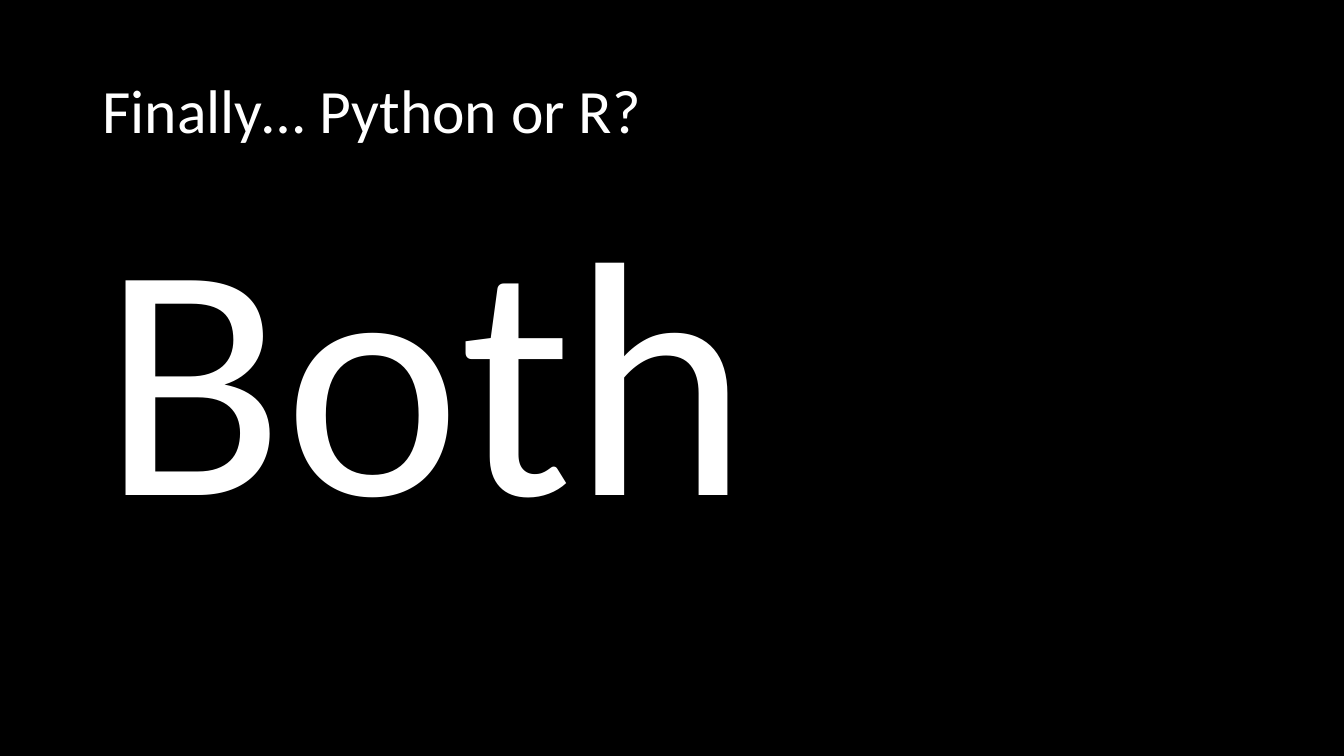
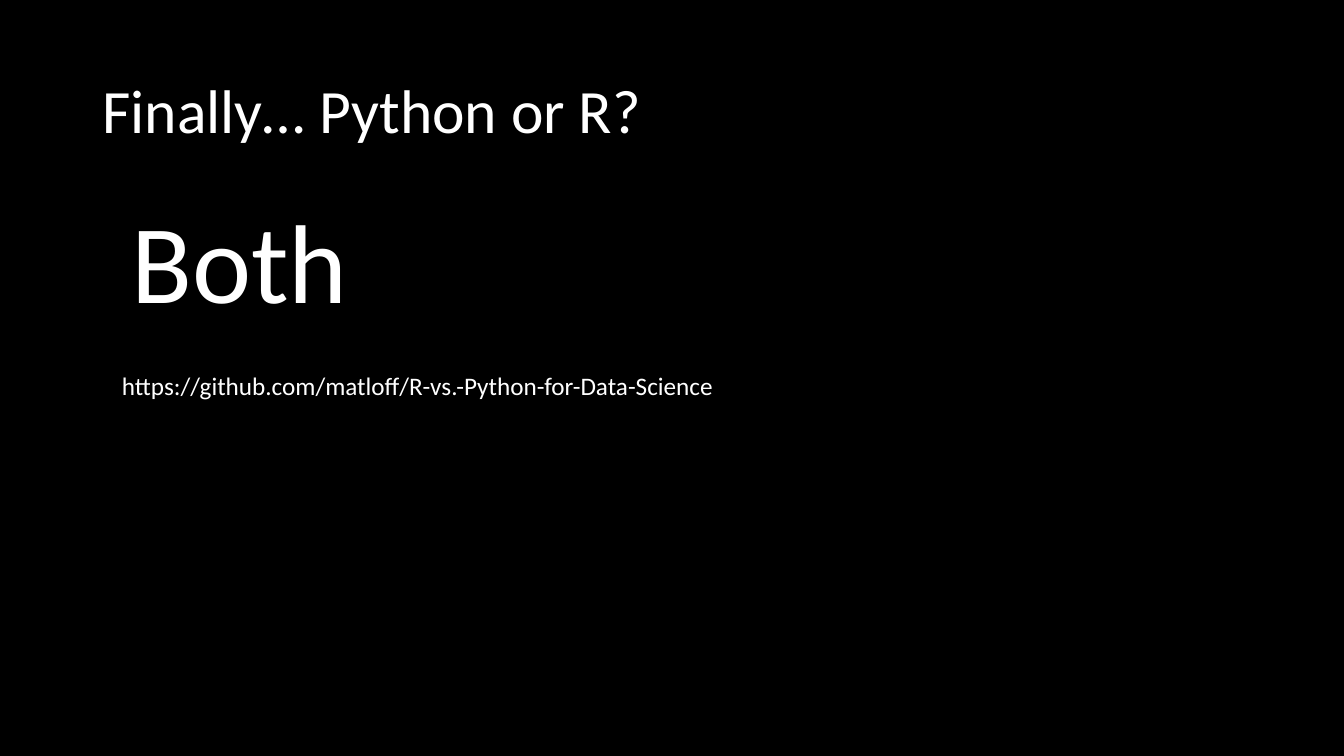
Before and after one commit to mike-babb/intro_to_python, a slide deck: slide 10 of Introduction to Python.pptx. Drawn at 1344x756 pixels with LibreOffice and Linux fonts; fonts in the diff are those of the drawing. Boxes give left, top, right and bottom in pixels: in the first picture for what was removed or moved away, otherwise in the second. Text is boxed around its words. In the diff, an @@ line names an element or a change of style, - is before the commit and + after.

```diff
--- a/Introduction to Python.pptx
+++ b/Introduction to Python.pptx
@@ text "Both": place and size @@
-text "Both" at box(102, 262, 747, 498)
+text "Both" at box(131, 225, 347, 304)
@@ text "Both" at box(131, 225, 347, 304): size 239 to 80 pt @@
@@ text added at box(122, 377, 713, 400), 18 pt, text #FFFFFF @@
+https://github.com/matloff/R-vs.-Python-for-Data-Science
```
Also in this commit, not shown: 4 other slides changed, 3 other files.
